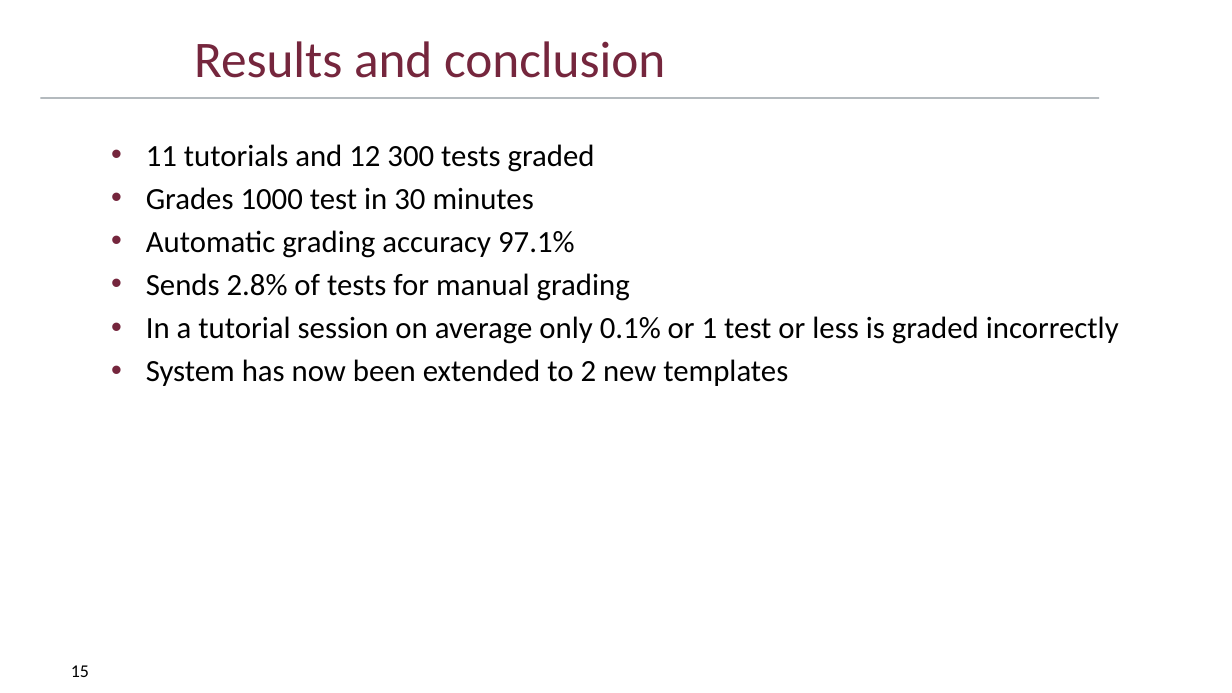
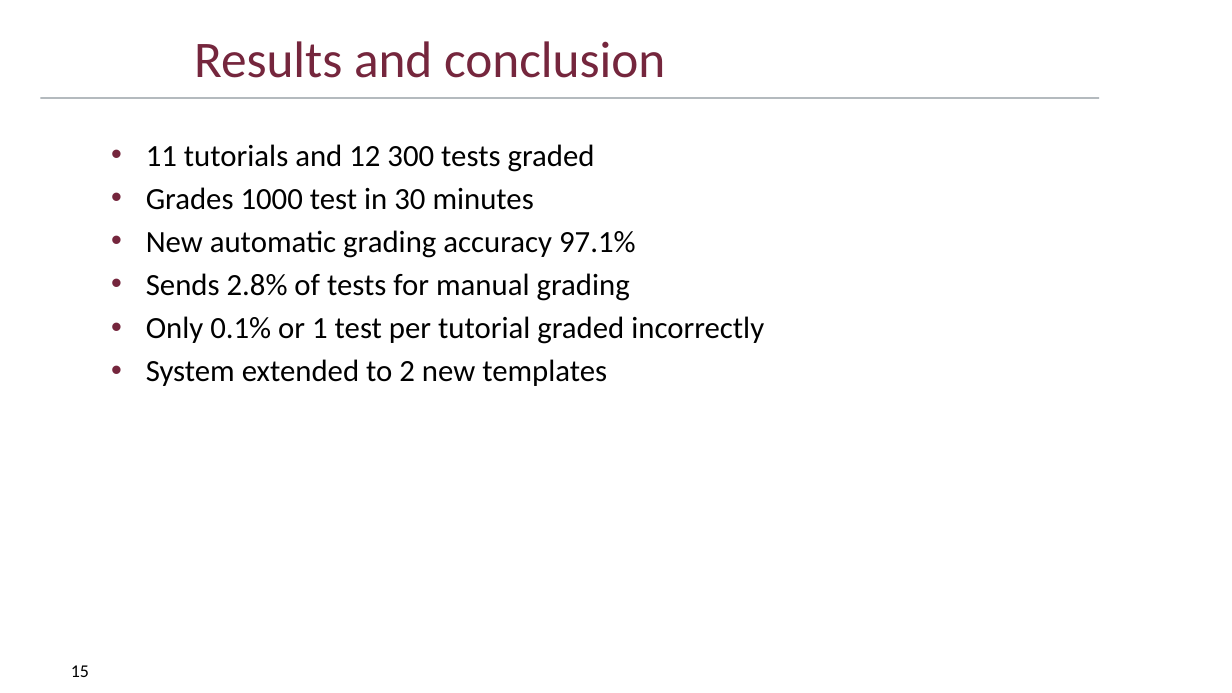
Before and after one commit to DriesSmit/SkripsieReport, a slide deck: slide 15 of OralExamination/SkripsieOral_APSmit.pptx. Drawn at 1232x693 pixels with LibreOffice and Linux fonts; fonts in the diff are those of the drawing; background and template pictures are left out. Boxes give left, top, right and bottom in pixels: in the first picture for what was removed or moved away, otherwise in the second. Text is boxed around its words. In the diff, an @@ line names an element or a change of style, - is before the commit and + after.

```diff
--- a/OralExamination/SkripsieOral_APSmit.pptx
+++ b/OralExamination/SkripsieOral_APSmit.pptx
@@ text at (146,230,636,258): text changed @@
-• Automatic grading accuracy 97.1%
+• New automatic grading accuracy 97.1%
@@ text at (146,316,764,386): text changed @@
-• In a tutorial session on average only 0.1% or 1 test or less is graded incorrectly
-• System has now been extended to 2 new templates
+• Only 0.1% or 1 test per tutorial graded incorrectly
+• System extended to 2 new templates
```
Also in this commit, not shown: 6 other slides changed.
